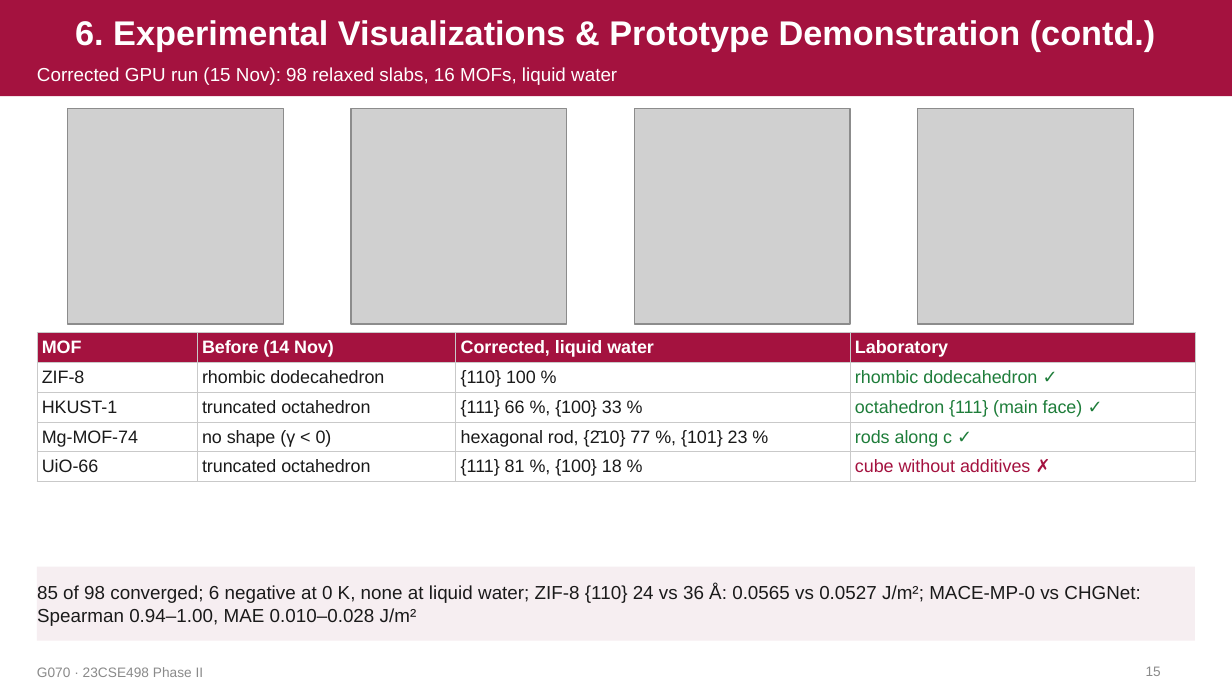
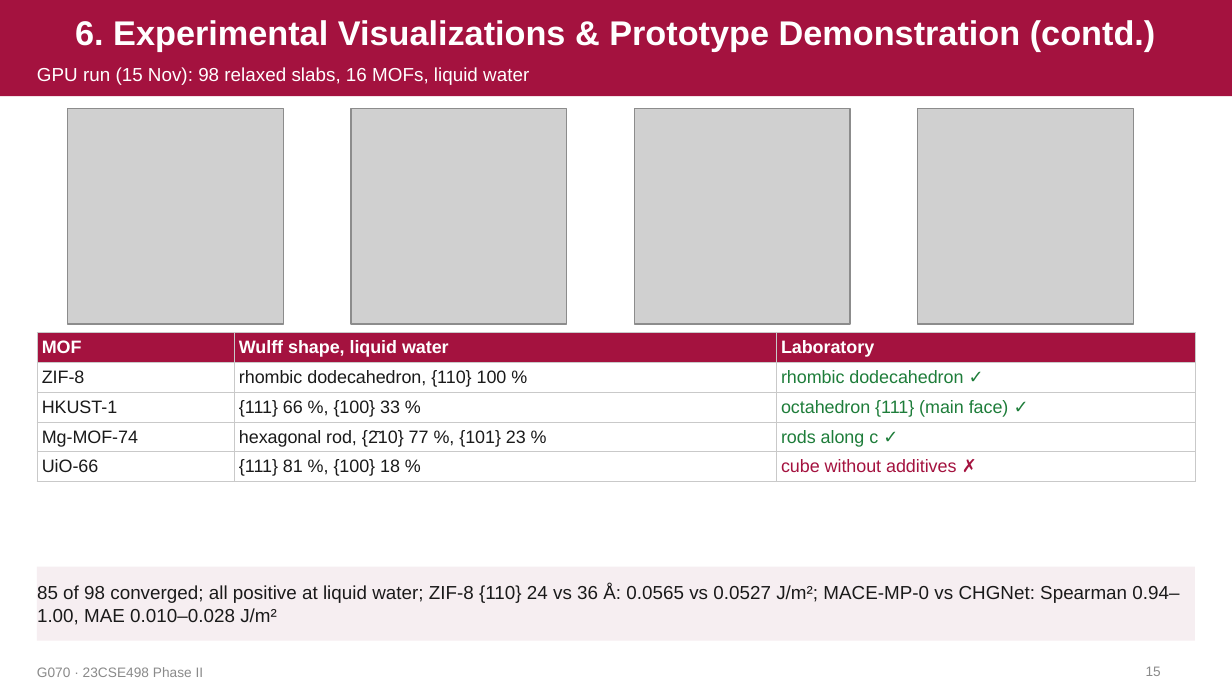
Before and after one commit to Radha-Krishna-19/fyp, a slide deck: slide 15 of docs/presentation/review_2026-11-16/G070_Phase2_Review.pptx. Drawn at 1232x693 pixels with LibreOffice and Linux fonts; fonts in the diff are those of the drawing; grey boxes stand for pictures. Boxes give left, top, right and bottom in pixels: in the first picture for what was removed or moved away, otherwise in the second. Text is boxed around its words. In the diff, an @@ line names an element or a change of style, - is before the commit and + after.

Commit message:
Review deck: references say what each was used for, water condition presented as part of the method, closing slide simplified

```diff
--- a/docs/presentation/review_2026-11-16/G070_Phase2_Review.pptx
+++ b/docs/presentation/review_2026-11-16/G070_Phase2_Review.pptx
@@ text at box(37, 67, 529, 85): text changed @@
-Corrected GPU run (15 Nov): 98 relaxed slabs, 16 MOFs, liquid water
+GPU run (15 Nov): 98 relaxed slabs, 16 MOFs, liquid water
@@ table at box(37, 333, 1195, 480) @@
-column 2: Before (14 Nov) | rhombic dodecahedron | truncated octahedron | no shape (γ < 0) | truncated octahedron
-column 3: Corrected, liquid water | {110} 100 % | {111} 66 %, {100} 33 % | hexagonal rod, {2̄10} 77 %, {101} 23 % | {111} 81 %, {100} 18 %
+column 2: Wulff shape, liquid water | rhombic dodecahedron, {110} 100 % | {111} 66 %, {100} 33 % | hexagonal rod, {2̄10} 77 %, {101} 23 % | {111} 81 %, {100} 18 %
@@ text in rectangle at box(37, 585, 1179, 625): text changed @@
-85 of 98 converged; 6 negative at 0 K, none at liquid water; ZIF-8 {110} 24 vs 36 Å: 0.0565 vs 0.0527 J/m²; MACE-MP-0 vs CHGNet: Spearman 0.94–1.00, MAE 0.010–0.028 J/m²
+85 of 98 converged; all positive at liquid water; ZIF-8 {110} 24 vs 36 Å: 0.0565 vs 0.0527 J/m²; MACE-MP-0 vs CHGNet: Spearman 0.94–1.00, MAE 0.010–0.028 J/m²
```
Also in this commit, not shown: 7 other slides changed, 1 slide added, 1 slide removed, 5 other files.
